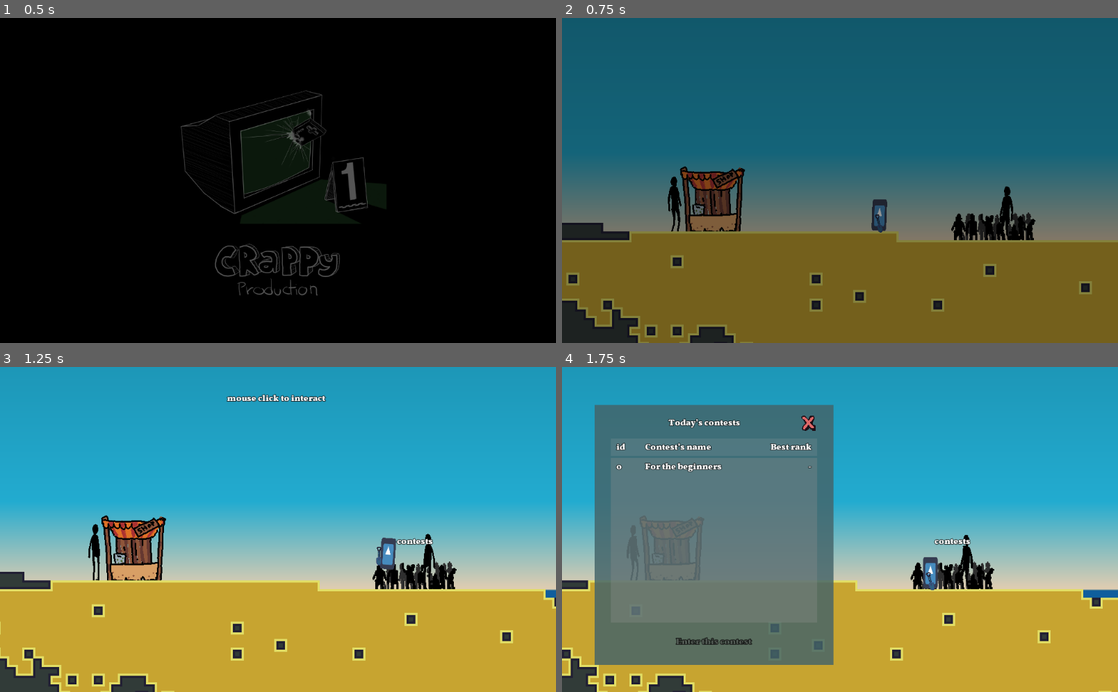
Above: before the commit, frames 1-4 (two rows, left to right).
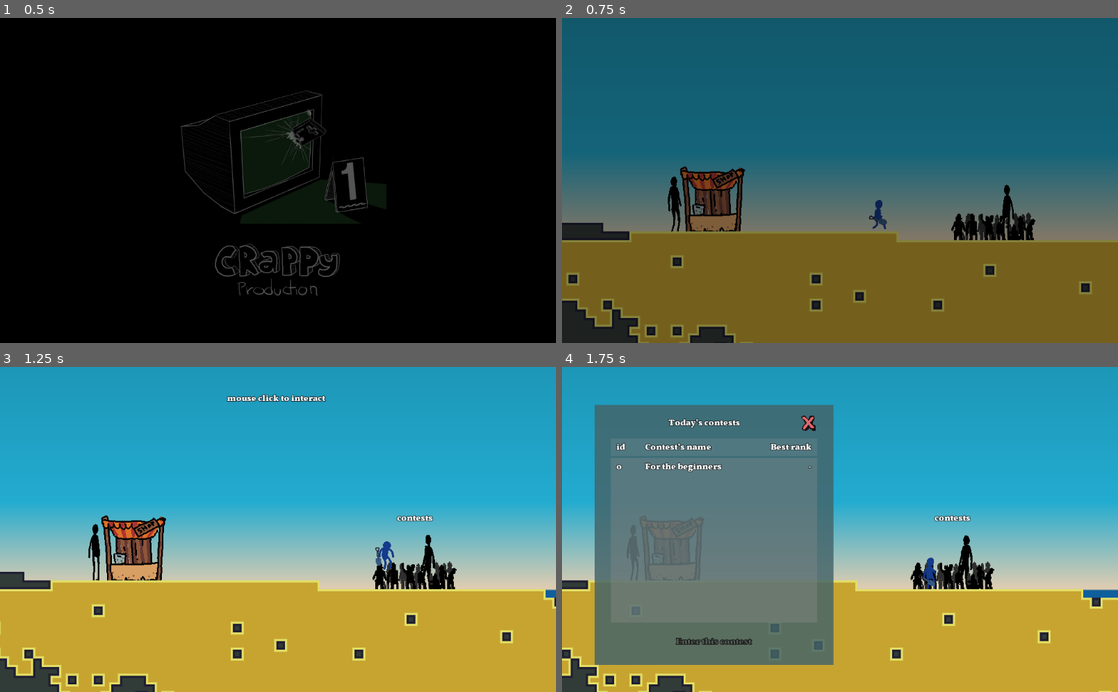
Above: after the commit, the same moments.

Repository: Eptwalabha/ld48
Game: Godot game, scene res://scenes/splash-screen/SplashScreen.tscn
The game is run twice, just before and just after one commit, with the same random seed, the same clock (stepped at 60 frames per second) and the same inputs. The engine's default icon, where the game draws it, is replaced by a stand-in: a white triangle on a blue panel in a dark square.
Inputs (mouse positions are in pixels of both pictures, inside the frame that each line leads up to):
- Up to frame 1 (0.5 s): no input
- Up to frame 2 (0.75 s): tap Enter (ui_accept) at 0.5 s; move the mouse to (962, 164) at 0.52 s; hold Right (move_right) from 0.53 s (still down); tap E (action) at 0.6 s; click (962, 164) at 0.67 s
- Up to frame 3 (1.25 s): keep holding Right (move_right); tap Space (move_jump) at 0.77 s
- Up to frame 4 (1.75 s): release Right (move_right) at 1.25 s; drag from (728, 545) to (979, 562) at 1.27 s

Frame 1 is identical in both runs. In frame 2, 0.3% of the frame differs, in the area x 55-82%, y 51-69%; in frame 3, 0.6%, in the area x 67-79%, y 45-69%; in frame 4, 0.6%.

Commit message:
improve player's animation

Diff:
--- a/scenes/levels/prop/Adulte.tscn
+++ b/scenes/levels/prop/Adulte.tscn
@@ -24,5 +24,5 @@
 
 [node name="Adulte" type="AnimatedSprite"]
 frames = SubResource( 4 )
-frame = 1
+frame = 2
 playing = true
--- a/scenes/levels/triggers/Contest.tscn
+++ b/scenes/levels/triggers/Contest.tscn
@@ -25,10 +25,14 @@
 [node name="Adulte" parent="Sprite" index="0" instance=ExtResource( 2 )]
 position = Vector2( 17.7849, -23.3159 )
 scale = Vector2( 0.698655, 0.732749 )
-frame = 2
+frame = 0
 flip_h = true
 
 [node name="Sprite" type="Sprite" parent="Sprite" index="1"]
 texture = ExtResource( 3 )
 region_enabled = true
 region_rect = Rect2( 219, 135, 122, 47 )
+
+[node name="Label" parent="." index="2"]
+margin_top = -152.451
+margin_bottom = -122.45
--- a/scenes/levels/triggers/Shop.tscn
+++ b/scenes/levels/triggers/Shop.tscn
@@ -30,3 +30,7 @@
 [node name="Adulte" parent="." index="2" instance=ExtResource( 3 )]
 position = Vector2( -73.1578, -54.6581 )
 frame = 2
+
+[node name="Label" parent="." index="3"]
+margin_top = -153.884
+margin_bottom = -123.884
--- a/scenes/player/Player.gd
+++ b/scenes/player/Player.gd
@@ -49,6 +49,7 @@
 var available_tools: Array = []
 
 func _ready():
+	$AnimationTree.active = true
 	initialize_tools()
 	state_machine = anim_tree.get("parameters/playback")
 	var hj = j_duration / 2.0
--- a/scenes/player/Player.tscn
+++ b/scenes/player/Player.tscn
@@ -1,8 +1,76 @@
-[gd_scene load_steps=27 format=2]
+[gd_scene load_steps=38 format=2]
 
 [ext_resource path="res://scenes/player/Player.gd" type="Script" id=1]
 [ext_resource path="res://assets/images/spade.png" type="Texture" id=2]
-[ext_resource path="res://icon.png" type="Texture" id=3]
+[ext_resource path="res://assets/images/player.png" type="Texture" id=4]
+
+[sub_resource type="AtlasTexture" id=24]
+atlas = ExtResource( 4 )
+region = Rect2( 0, 0, 64, 128 )
+
+[sub_resource type="AtlasTexture" id=25]
+atlas = ExtResource( 4 )
+region = Rect2( 64, 0, 64, 128 )
+
+[sub_resource type="AtlasTexture" id=34]
+atlas = ExtResource( 4 )
+region = Rect2( 128, 128, 64, 128 )
+
+[sub_resource type="AtlasTexture" id=31]
+atlas = ExtResource( 4 )
+region = Rect2( 128, 128, 64, 128 )
+
+[sub_resource type="AtlasTexture" id=32]
+atlas = ExtResource( 4 )
+region = Rect2( 192, 128, 64, 128 )
+
+[sub_resource type="AtlasTexture" id=33]
+atlas = ExtResource( 4 )
+region = Rect2( 64, 128, 64, 128 )
+
+[sub_resource type="AtlasTexture" id=26]
+atlas = ExtResource( 4 )
+region = Rect2( 128, 0, 64, 128 )
+
+[sub_resource type="AtlasTexture" id=27]
+atlas = ExtResource( 4 )
+region = Rect2( 192, 0, 64, 128 )
+
+[sub_resource type="AtlasTexture" id=28]
+atlas = ExtResource( 4 )
+region = Rect2( 0, 128, 64, 128 )
+
+[sub_resource type="AtlasTexture" id=29]
+atlas = ExtResource( 4 )
+region = Rect2( 64, 128, 64, 128 )
+
+[sub_resource type="SpriteFrames" id=30]
+animations = [ {
+"frames": [ SubResource( 24 ), SubResource( 25 ) ],
+"loop": true,
+"name": "idle",
+"speed": 2.0
+}, {
+"frames": [ SubResource( 34 ) ],
+"loop": true,
+"name": "dig",
+"speed": 5.0
+}, {
+"frames": [ SubResource( 31 ), SubResource( 32 ) ],
+"loop": true,
+"name": "jump",
+"speed": 3.0
+}, {
+"frames": [ SubResource( 33 ) ],
+"loop": true,
+"name": "wallride",
+"speed": 5.0
+}, {
+"frames": [ SubResource( 26 ), SubResource( 27 ), SubResource( 28 ), SubResource( 29 ) ],
+"loop": true,
+"name": "run",
+"speed": 5.0
+} ]
 
 [sub_resource type="CapsuleShape2D" id=1]
 radius = 13.0
@@ -64,25 +132,61 @@
 "update": 0,
 "values": [ 0.0 ]
 }
+tracks/4/type = "value"
+tracks/4/path = NodePath("Pivot/AnimatedSprite:animation")
+tracks/4/interp = 1
+tracks/4/loop_wrap = true
+tracks/4/imported = false
+tracks/4/enabled = true
+tracks/4/keys = {
+"times": PoolRealArray( 0 ),
+"transitions": PoolRealArray( 1 ),
+"update": 1,
+"values": [ "dig" ]
+}
+tracks/5/type = "value"
+tracks/5/path = NodePath("Pivot/AnimatedSprite:rotation_degrees")
+tracks/5/interp = 1
+tracks/5/loop_wrap = true
+tracks/5/imported = false
+tracks/5/enabled = true
+tracks/5/keys = {
+"times": PoolRealArray( 0, 0.4 ),
+"transitions": PoolRealArray( 1, 1 ),
+"update": 0,
+"values": [ 9.08681, -3.49517 ]
+}
+tracks/6/type = "value"
+tracks/6/path = NodePath("Pivot/AnimatedSprite:position")
+tracks/6/interp = 1
+tracks/6/loop_wrap = true
+tracks/6/imported = false
+tracks/6/enabled = true
+tracks/6/keys = {
+"times": PoolRealArray( 0, 0.2, 0.4 ),
+"transitions": PoolRealArray( 1, 1, 1 ),
+"update": 0,
+"values": [ Vector2( 5.96046e-08, -26.5 ), Vector2( 5.96046e-08, -25 ), Vector2( -1.5, -27.5 ) ]
+}
 
 [sub_resource type="Animation" id=4]
 resource_name = "idle"
 length = 1.4
 loop = true
 tracks/0/type = "value"
-tracks/0/path = NodePath("Pivot/icon:position")
-tracks/0/interp = 0
+tracks/0/path = NodePath("Pivot:rotation_degrees")
+tracks/0/interp = 1
 tracks/0/loop_wrap = true
 tracks/0/imported = false
 tracks/0/enabled = true
 tracks/0/keys = {
-"times": PoolRealArray( 0, 0.7 ),
-"transitions": PoolRealArray( 1, 1 ),
-"update": 0,
-"values": [ Vector2( 0, -30 ), Vector2( 0, -28 ) ]
+"times": PoolRealArray( 0 ),
+"transitions": PoolRealArray( 1 ),
+"update": 0,
+"values": [ 0.0 ]
 }
 tracks/1/type = "value"
-tracks/1/path = NodePath("Pivot:rotation_degrees")
+tracks/1/path = NodePath("Pivot/SpadePivot:rotation_degrees")
 tracks/1/interp = 1
 tracks/1/loop_wrap = true
 tracks/1/imported = false
@@ -91,22 +195,22 @@
 "times": PoolRealArray( 0 ),
 "transitions": PoolRealArray( 1 ),
 "update": 0,
-"values": [ 0.0 ]
+"values": [ -42.7527 ]
 }
 tracks/2/type = "value"
-tracks/2/path = NodePath("Pivot/SpadePivot:rotation_degrees")
+tracks/2/path = NodePath("Pivot/SpadePivot:position")
 tracks/2/interp = 1
 tracks/2/loop_wrap = true
 tracks/2/imported = false
 tracks/2/enabled = true
 tracks/2/keys = {
-"times": PoolRealArray( 0 ),
-"transitions": PoolRealArray( 1 ),
-"update": 0,
-"values": [ 0.0 ]
+"times": PoolRealArray( 0, 0.7, 1.4 ),
+"transitions": PoolRealArray( 1, 1, 1 ),
+"update": 0,
+"values": [ Vector2( -13, -22 ), Vector2( -12.75, -18.75 ), Vector2( -13, -22 ) ]
 }
 tracks/3/type = "value"
-tracks/3/path = NodePath("Pivot/SpadePivot:position")
+tracks/3/path = NodePath("Pivot/AnimatedSprite:animation")
 tracks/3/interp = 1
 tracks/3/loop_wrap = true
 tracks/3/imported = false
@@ -114,8 +218,32 @@
 tracks/3/keys = {
 "times": PoolRealArray( 0 ),
 "transitions": PoolRealArray( 1 ),
-"update": 0,
-"values": [ Vector2( -2.75, -21.5 ) ]
+"update": 1,
+"values": [ "idle" ]
+}
+tracks/4/type = "value"
+tracks/4/path = NodePath("Pivot/AnimatedSprite:rotation_degrees")
+tracks/4/interp = 1
+tracks/4/loop_wrap = true
+tracks/4/imported = false
+tracks/4/enabled = true
+tracks/4/keys = {
+"times": PoolRealArray( 0 ),
+"transitions": PoolRealArray( 1 ),
+"update": 0,
+"values": [ 0.0 ]
+}
+tracks/5/type = "value"
+tracks/5/path = NodePath("Pivot/AnimatedSprite:position")
+tracks/5/interp = 1
+tracks/5/loop_wrap = true
+tracks/5/imported = false
+tracks/5/enabled = true
+tracks/5/keys = {
+"times": PoolRealArray( 0 ),
+"transitions": PoolRealArray( 1 ),
+"update": 0,
+"values": [ Vector2( -0.75, -30.5 ) ]
 }
 
 [sub_resource type="Animation" id=5]
@@ -146,38 +274,146 @@
 "update": 0,
 "values": [ 27.761, 7.11502, 27.761 ]
 }
+tracks/2/type = "value"
+tracks/2/path = NodePath("Pivot/AnimatedSprite:animation")
+tracks/2/interp = 1
+tracks/2/loop_wrap = true
+tracks/2/imported = false
+tracks/2/enabled = true
+tracks/2/keys = {
+"times": PoolRealArray( 0 ),
+"transitions": PoolRealArray( 1 ),
+"update": 1,
+"values": [ "jump" ]
+}
+tracks/3/type = "value"
+tracks/3/path = NodePath("Pivot/AnimatedSprite:position")
+tracks/3/interp = 1
+tracks/3/loop_wrap = true
+tracks/3/imported = false
+tracks/3/enabled = true
+tracks/3/keys = {
+"times": PoolRealArray( 0 ),
+"transitions": PoolRealArray( 1 ),
+"update": 0,
+"values": [ Vector2( -0.75, -30.5 ) ]
+}
+tracks/4/type = "value"
+tracks/4/path = NodePath("Pivot/AnimatedSprite:rotation_degrees")
+tracks/4/interp = 1
+tracks/4/loop_wrap = true
+tracks/4/imported = false
+tracks/4/enabled = true
+tracks/4/keys = {
+"times": PoolRealArray( 0, 0.2, 0.5, 0.8 ),
+"transitions": PoolRealArray( 1, 1, 1, 1 ),
+"update": 0,
+"values": [ 0.0, -5.70795, 6.95068, 0.0 ]
+}
 
 [sub_resource type="Animation" id=6]
 resource_name = "move"
 length = 0.8
 loop = true
 tracks/0/type = "value"
-tracks/0/path = NodePath("Pivot:rotation_degrees")
+tracks/0/path = NodePath("Pivot/AnimatedSprite:animation")
 tracks/0/interp = 1
 tracks/0/loop_wrap = true
 tracks/0/imported = false
 tracks/0/enabled = true
 tracks/0/keys = {
-"times": PoolRealArray( 0, 0.2, 0.6, 0.8 ),
-"transitions": PoolRealArray( 1, 1, 1, 1 ),
-"update": 0,
-"values": [ 0.0, 4.62323, -4.6, 0.0 ]
+"times": PoolRealArray( 0 ),
+"transitions": PoolRealArray( 1 ),
+"update": 1,
+"values": [ "run" ]
 }
 tracks/1/type = "value"
-tracks/1/path = NodePath("Pivot/icon:position")
+tracks/1/path = NodePath("Pivot/AnimatedSprite:rotation_degrees")
 tracks/1/interp = 1
 tracks/1/loop_wrap = true
 tracks/1/imported = false
 tracks/1/enabled = true
 tracks/1/keys = {
+"times": PoolRealArray( 0 ),
+"transitions": PoolRealArray( 1 ),
+"update": 0,
+"values": [ 0.0 ]
+}
+tracks/2/type = "value"
+tracks/2/path = NodePath("Pivot/AnimatedSprite:position")
+tracks/2/interp = 1
+tracks/2/loop_wrap = true
+tracks/2/imported = false
+tracks/2/enabled = true
+tracks/2/keys = {
+"times": PoolRealArray( 0 ),
+"transitions": PoolRealArray( 1 ),
+"update": 0,
+"values": [ Vector2( -0.75, -30.5 ) ]
+}
+tracks/3/type = "value"
+tracks/3/path = NodePath("Pivot/SpadePivot:position")
+tracks/3/interp = 1
+tracks/3/loop_wrap = true
+tracks/3/imported = false
+tracks/3/enabled = true
+tracks/3/keys = {
 "times": PoolRealArray( 0, 0.4, 0.8 ),
 "transitions": PoolRealArray( 1, 1, 1 ),
 "update": 0,
-"values": [ Vector2( 0, -30 ), Vector2( 0, -31 ), Vector2( 0, -30 ) ]
+"values": [ Vector2( -11.2145, -22.9134 ), Vector2( -0.7145, -24.4134 ), Vector2( -11.2145, -22.9134 ) ]
+}
+tracks/4/type = "value"
+tracks/4/path = NodePath("Pivot/SpadePivot:rotation_degrees")
+tracks/4/interp = 1
+tracks/4/loop_wrap = true
+tracks/4/imported = false
+tracks/4/enabled = true
+tracks/4/keys = {
+"times": PoolRealArray( 0, 0.4, 0.8 ),
+"transitions": PoolRealArray( 1, 1, 1 ),
+"update": 0,
+"values": [ -46.8196, -86.1546, -46.8196 ]
 }
 
 [sub_resource type="Animation" id=7]
 resource_name = "wallriding"
+tracks/0/type = "value"
+tracks/0/path = NodePath("Pivot/AnimatedSprite:animation")
+tracks/0/interp = 1
+tracks/0/loop_wrap = true
+tracks/0/imported = false
+tracks/0/enabled = true
+tracks/0/keys = {
+"times": PoolRealArray( 0 ),
+"transitions": PoolRealArray( 1 ),
+"update": 1,
+"values": [ "wallride" ]
+}
+tracks/1/type = "value"
+tracks/1/path = NodePath("Pivot/AnimatedSprite:rotation_degrees")
+tracks/1/interp = 1
+tracks/1/loop_wrap = true
+tracks/1/imported = false
+tracks/1/enabled = true
+tracks/1/keys = {
+"times": PoolRealArray( 0, 0.5, 1 ),
+"transitions": PoolRealArray( 1, 1, 1 ),
+"update": 0,
+"values": [ 10.43, 7.65783, 10.43 ]
+}
+tracks/2/type = "value"
+tracks/2/path = NodePath("Pivot/AnimatedSprite:position")
+tracks/2/interp = 1
+tracks/2/loop_wrap = true
+tracks/2/imported = false
+tracks/2/enabled = true
+tracks/2/keys = {
+"times": PoolRealArray( 0 ),
+"transitions": PoolRealArray( 1 ),
+"update": 0,
+"values": [ Vector2( -0.75, -30.5 ) ]
+}
 
 [sub_resource type="AnimationNodeAnimation" id=8]
 animation = "dig"
@@ -244,16 +480,21 @@
 
 [node name="Pivot" type="Node2D" parent="."]
 
-[node name="icon" type="Sprite" parent="Pivot"]
-position = Vector2( 0, -30 )
-scale = Vector2( 0.42, 0.9 )
-texture = ExtResource( 3 )
-
 [node name="Dirt" type="Position2D" parent="Pivot"]
 position = Vector2( 5, -32 )
 
+[node name="AnimatedSprite" type="AnimatedSprite" parent="Pivot"]
+modulate = Color( 0.0823529, 0.231373, 0.54902, 1 )
+position = Vector2( -0.75, -30.5 )
+scale = Vector2( 0.5, 0.5 )
+frames = SubResource( 30 )
+animation = "idle"
+frame = 1
+playing = true
+
 [node name="SpadePivot" type="Node2D" parent="Pivot"]
-position = Vector2( -2.75, -21.5 )
+position = Vector2( -12.8661, -20.259 )
+rotation = -0.746176
 __meta__ = {
 "_edit_group_": true
 }
@@ -312,7 +553,6 @@
 [node name="AnimationTree" type="AnimationTree" parent="."]
 tree_root = SubResource( 22 )
 anim_player = NodePath("../AnimationPlayer")
-active = true
 parameters/playback = SubResource( 23 )
 parameters/conditions/grounded = false
 parameters/conditions/moving = false
Binary file added: assets/images/player.png
Not shown, added: assets/images/player.png.import
